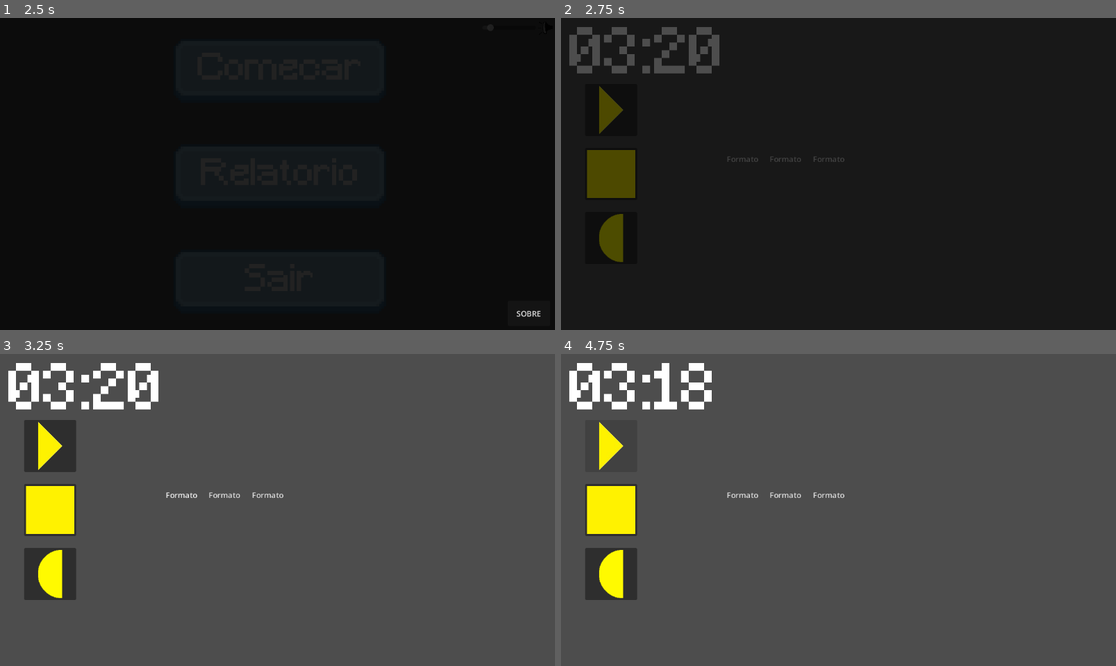
Above: before the commit, frames 1-4 (two rows, left to right).
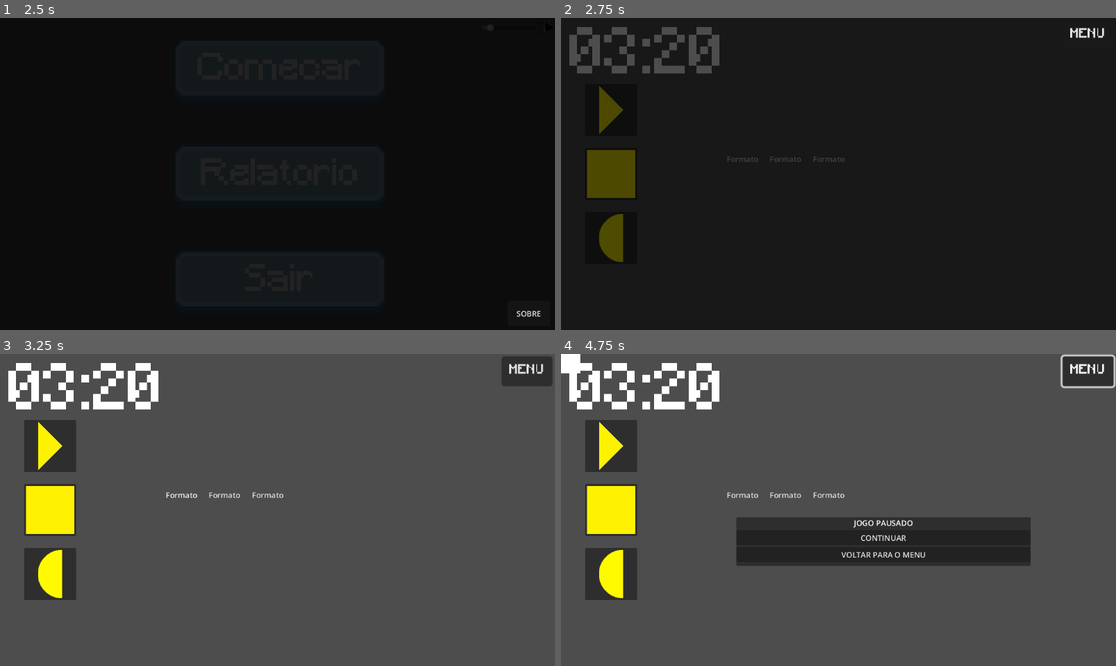
Above: after the commit, the same moments.

Repository: Estefano-Alfredo/Jogo-ASSARTE
Game: Godot game, scene res://Nos de Menu/menu.tscn
The game is run twice, just before and just after one commit, with the same random seed, the same clock (stepped at 60 frames per second) and the same inputs.
Inputs (mouse positions are in pixels of both pictures, inside the frame that each line leads up to):
- Up to frame 1 (2.5 s): click "Comecar" at 0.5 s; click (277, 174) at 1.27 s; type "Alex" at 1.35 s; click "Confirmar" at 2 s
- Up to frame 2 (2.75 s): no input
- Up to frame 3 (3.25 s): click "Formato" at 2.75 s
- Up to frame 4 (4.75 s): click (1088, 372) at 3.5 s, where only the run after the commit has a clickable "MENU"; click (610, 444) at 4.27 s

Frame 1 is identical in both runs. In frame 2, 0.1% of the frame differs, in the area x 91-98%, y 3-7%; in frame 3, 0.8%; in frame 4, 10%, in the area x 0-100%, y 0-68%.

Commit message:
botão de sair (incompleto)
base para o botão de sair de cada fase

Diff:
--- a/bio-geometria/bio-geometria/Nos de Nivel/Nivel 1/level_1.gd
+++ b/bio-geometria/bio-geometria/Nos de Nivel/Nivel 1/level_1.gd
@@ -15,6 +15,8 @@
 const SEMICIRCULO = preload("uid://hnak7rafjwog")
 const QUADRADO = preload("uid://153sobfftdgc")
 const TRIANGULO = preload("uid://bqmqw7x1tuo6h")
+const POPUP_PAUSA_SCENE = preload("res://botao_pausa.tscn")
+const MENU_PATH = "res://Nos de Menu/menu.tscn"
 
 @onready var esc_triangulo: Button = $MarginContainer/VBoxContainer/Triangulo
 @onready var esc_quadrado: Button = $MarginContainer/VBoxContainer/Quadrado
@@ -76,3 +78,17 @@
 			get_tree().change_scene_to_file("res://Nos de Nivel/Nivel 2/nivel_2.tscn")
 	else:
 		print("Resposta Incorreta")
+
+func _on_sair_pressed() -> void:
+	var popup_pausa = POPUP_PAUSA_SCENE.instantiate()
+
+	# conecta o sinal de saida do popup à função de transição do nível
+	popup_pausa.sair_pressionado.connect(_voltar_para_o_menu)
+	# adiciona o popup à árvore para que ele apareça e pause o jogo
+	add_child(popup_pausa)
+
+func _voltar_para_o_menu() -> void:
+	# Usa a animação para o fade out
+	anim.play("fade_in")
+	await anim.animation_finished
+	get_tree().change_scene_to_file(MENU_PATH)
--- a/bio-geometria/bio-geometria/Nos de Nivel/Nivel 1/level_1.tscn
+++ b/bio-geometria/bio-geometria/Nos de Nivel/Nivel 1/level_1.tscn
@@ -7,6 +7,7 @@
 [ext_resource type="Texture2D" uid="uid://hnak7rafjwog" path="res://Assets/Shapes/semicirculo.png" id="4_f57t2"]
 [ext_resource type="PackedScene" uid="uid://ceb1yq77ygyfb" path="res://Nos/transicao.tscn" id="6_f57t2"]
 [ext_resource type="PackedScene" uid="uid://dayfhtq76hld" path="res://Nos/contador.tscn" id="7_if47u"]
+[ext_resource type="FontFile" uid="uid://cumtjsj4a0asq" path="res://Assets/Fontes/Minecraft.ttf" id="8_a4k6k"]
 
 [sub_resource type="StyleBoxEmpty" id="StyleBoxEmpty_ctcdo"]
 
@@ -108,6 +109,21 @@
 [node name="Transicao" parent="." instance=ExtResource("6_f57t2")]
 layout_mode = 1
 
+[node name="SAIR" type="Button" parent="."]
+layout_mode = 1
+anchors_preset = 1
+anchor_left = 1.0
+anchor_right = 1.0
+offset_left = -111.0
+offset_top = 5.0
+offset_right = -58.0
+offset_bottom = 36.0
+grow_horizontal = 0
+scale = Vector2(2, 2)
+theme_override_fonts/font = ExtResource("8_a4k6k")
+theme_override_font_sizes/font_size = 13
+text = "MENU"
+
 [connection signal="pressed" from="MarginContainer/VBoxContainer/Triangulo" to="." method="_on_triangulo_pressed"]
 [connection signal="pressed" from="MarginContainer/VBoxContainer/Quadrado" to="." method="_on_quadrado_pressed"]
 [connection signal="pressed" from="MarginContainer/VBoxContainer/Semicirculo" to="." method="_on_semicirculo_pressed"]
@@ -115,3 +131,4 @@
 [connection signal="pressed" from="GridContainer/Button2" to="." method="_on_button_2_pressed"]
 [connection signal="pressed" from="GridContainer/Button3" to="." method="_on_button_3_pressed"]
 [connection signal="pressed" from="GridContainer/Button3" to="GridContainer/Button3" method="_on_pressed"]
+[connection signal="pressed" from="SAIR" to="." method="_on_sair_pressed"]
--- a/bio-geometria/bio-geometria/Nos de Nivel/Nivel 2/nivel_2.tscn
+++ b/bio-geometria/bio-geometria/Nos de Nivel/Nivel 2/nivel_2.tscn
@@ -1,9 +1,10 @@
-[gd_scene load_steps=5 format=3 uid="uid://clgvfm3owppwd"]
+[gd_scene load_steps=6 format=3 uid="uid://clgvfm3owppwd"]
 
 [ext_resource type="Script" uid="uid://cue3t6s8gik0w" path="res://Nos de Nivel/Nivel 2/nivel_2.gd" id="1_vc3to"]
 [ext_resource type="PackedScene" uid="uid://d2vemjbylj3tx" path="res://Nos/nova_carta.tscn" id="2_i26w3"]
 [ext_resource type="PackedScene" uid="uid://ceb1yq77ygyfb" path="res://Nos/transicao.tscn" id="3_i26w3"]
 [ext_resource type="PackedScene" uid="uid://dayfhtq76hld" path="res://Nos/contador.tscn" id="4_t2hph"]
+[ext_resource type="FontFile" uid="uid://cumtjsj4a0asq" path="res://Assets/Fontes/Minecraft.ttf" id="5_5n37o"]
 
 [node name="Nivel 2" type="Control"]
 layout_mode = 3
@@ -48,5 +49,22 @@
 offset_bottom = 14.0
 tempo = 180
 
+[node name="SAIR" type="Button" parent="."]
+layout_mode = 1
+anchors_preset = 1
+anchor_left = 1.0
+anchor_right = 1.0
+offset_left = -114.0
+offset_top = 5.0
+offset_right = -58.0
+offset_bottom = 36.0
+grow_horizontal = 0
+scale = Vector2(2, 2)
+pivot_offset = Vector2(1, 1)
+theme_override_colors/font_color = Color(1, 1, 1, 1)
+theme_override_fonts/font = ExtResource("5_5n37o")
+theme_override_font_sizes/font_size = 13
+text = "MENU"
+
 [connection signal="teste" from="GridContainer/Nova carta" to="GridContainer" method="_on_carta_teste"]
 [connection signal="teste" from="GridContainer/Nova carta2" to="GridContainer" method="_on_carta_teste"]
--- /dev/null
+++ b/bio-geometria/bio-geometria/botao_pausa.gd
@@ -0,0 +1,19 @@
+extends Control
+
+signal continuar_pressionado
+signal sair_pressionado
+
+func _ready():
+	# Isso garante que o jogo PAUSE assim que o popup for carregado
+	get_tree().paused = true
+
+func _on_continuar_pressed() -> void:
+	get_tree().paused = false
+	queue_free()
+
+
+func _on_sair_para_o_menu_pressed() -> void:
+	get_tree().paused = false
+	# Emitir um sinal para que o script do nivel faça a transição
+	emit_signal("sair_pressionado")
+	queue_free()
--- /dev/null
+++ b/bio-geometria/bio-geometria/botao_pausa.tscn
@@ -0,0 +1,55 @@
+[gd_scene load_steps=2 format=3 uid="uid://18noqwaka4rk"]
+
+[ext_resource type="Script" uid="uid://dif6hn73kjgpp" path="res://botao_pausa.gd" id="1_qvf6g"]
+
+[node name="Control" type="Control"]
+layout_mode = 3
+anchors_preset = 15
+anchor_right = 1.0
+anchor_bottom = 1.0
+grow_horizontal = 2
+grow_vertical = 2
+script = ExtResource("1_qvf6g")
+
+[node name="ColorRect" type="ColorRect" parent="."]
+layout_mode = 0
+offset_right = 40.0
+offset_bottom = 40.0
+
+[node name="Panel" type="Panel" parent="ColorRect"]
+layout_mode = 1
+anchors_preset = 8
+anchor_left = 0.5
+anchor_top = 0.5
+anchor_right = 0.5
+anchor_bottom = 0.5
+offset_left = 344.0
+offset_top = 319.0
+offset_right = 955.0
+offset_bottom = 420.0
+grow_horizontal = 2
+grow_vertical = 2
+
+[node name="VBoxContainer" type="VBoxContainer" parent="ColorRect/Panel"]
+layout_mode = 1
+anchors_preset = 15
+anchor_right = 1.0
+anchor_bottom = 1.0
+grow_horizontal = 2
+grow_vertical = 2
+
+[node name="Label" type="Label" parent="ColorRect/Panel/VBoxContainer"]
+layout_mode = 2
+text = "JOGO PAUSADO"
+horizontal_alignment = 1
+
+[node name="continuar" type="Button" parent="ColorRect/Panel/VBoxContainer"]
+layout_mode = 2
+text = "CONTINUAR"
+
+[node name="sair_para_o_menu" type="Button" parent="ColorRect/Panel/VBoxContainer"]
+layout_mode = 2
+text = "VOLTAR PARA O MENU"
+
+[connection signal="pressed" from="ColorRect/Panel/VBoxContainer/continuar" to="." method="_on_continuar_pressed"]
+[connection signal="pressed" from="ColorRect/Panel/VBoxContainer/sair_para_o_menu" to="." method="_on_sair_para_o_menu_pressed"]
Not shown: 1 places in bio-geometria/bio-geometria/Nos de Nivel/Nivel 1/level_1.tscn that only renumber resources
Not shown, added: bio-geometria/bio-geometria/botao_pausa.gd.uid
